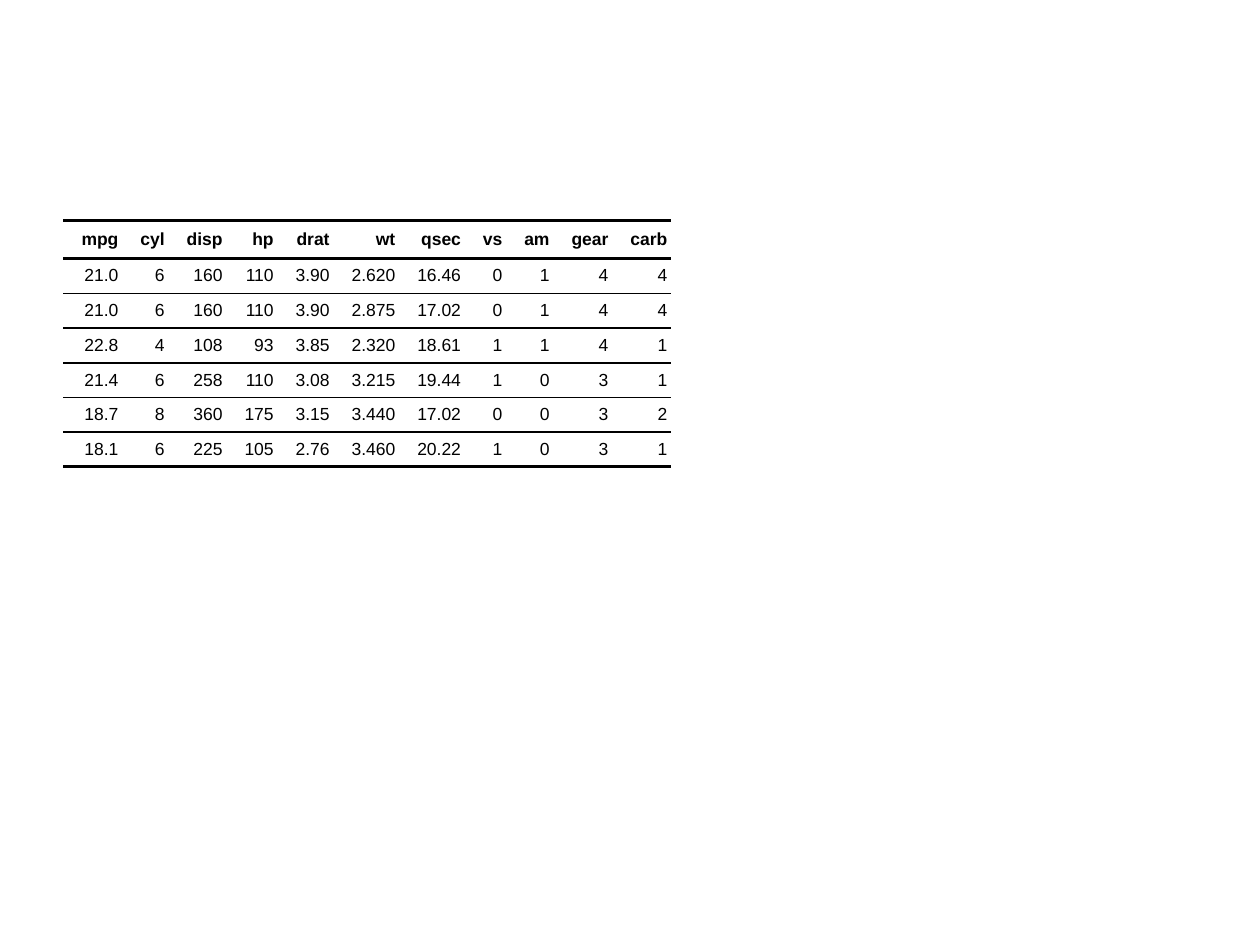
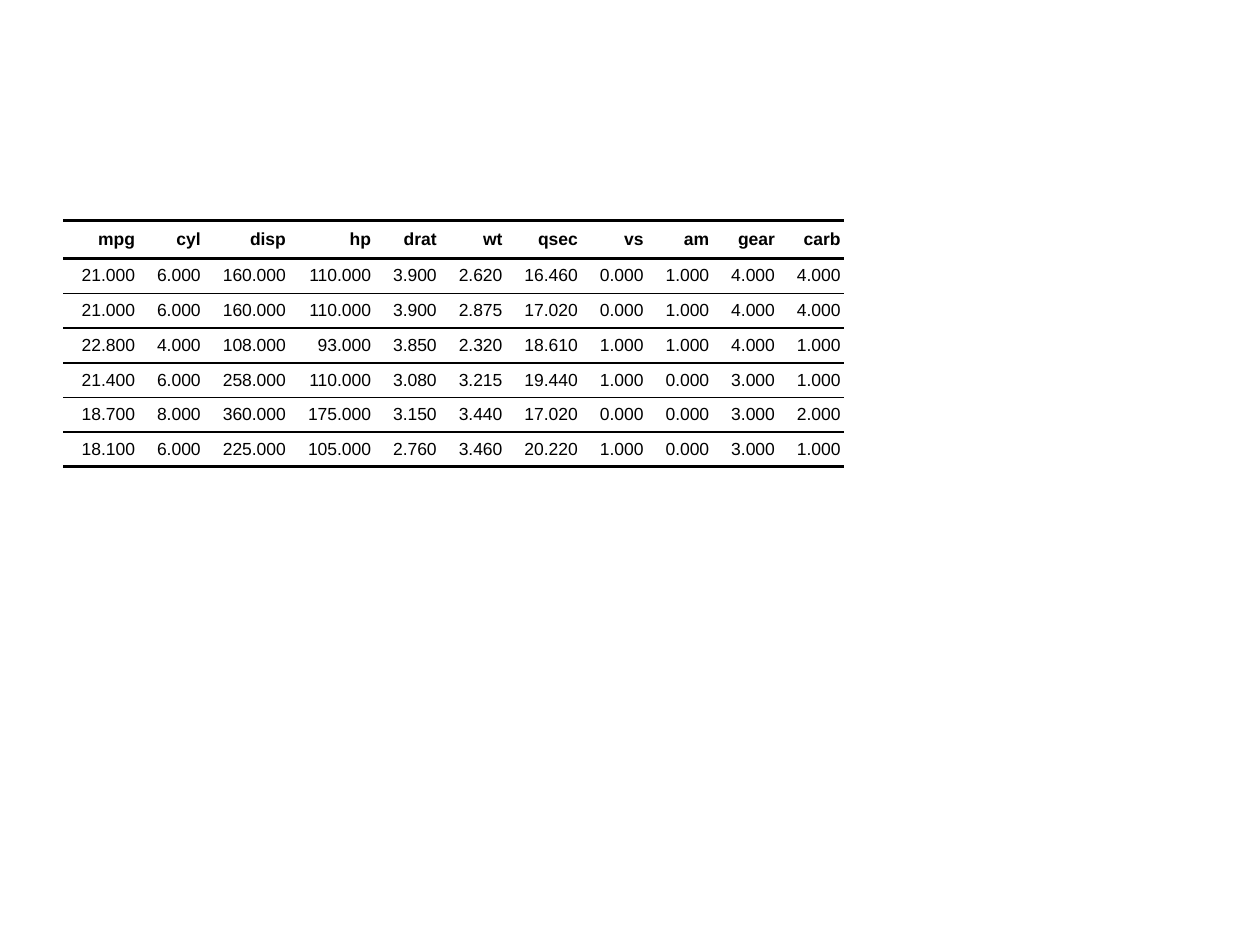
Before and after one commit to davidgohel/flextable, a slide deck: slide 1 of docs/articles/assets/pptx/example.pptx. Drawn at 1260x945 pixels with LibreOffice and Linux fonts; fonts in the diff are those of the drawing. Boxes give left, top, right and bottom in pixels: in the first picture for what was removed or moved away, otherwise in the second. Text is boxed around its words. In the diff, an @@ line names an element or a change of style, - is before the commit and + after.

```diff
--- a/docs/articles/assets/pptx/example.pptx
+++ b/docs/articles/assets/pptx/example.pptx
@@ table at (63, 220, 844, 844) @@
-row 2: 21.0 | 6 | 160 | 110 | 3.90 | 2.620 | 16.46 | 0 | 1 | 4 | 4
+row 2: 21.000 | 6.000 | 160.000 | 110.000 | 3.900 | 2.620 | 16.460 | 0.000 | 1.000 | 4.000 | 4.000
-row 3: 21.0 | 6 | 160 | 110 | 3.90 | 2.875 | 17.02 | 0 | 1 | 4 | 4
+row 3: 21.000 | 6.000 | 160.000 | 110.000 | 3.900 | 2.875 | 17.020 | 0.000 | 1.000 | 4.000 | 4.000
-row 4: 22.8 | 4 | 108 | 93 | 3.85 | 2.320 | 18.61 | 1 | 1 | 4 | 1
+row 4: 22.800 | 4.000 | 108.000 | 93.000 | 3.850 | 2.320 | 18.610 | 1.000 | 1.000 | 4.000 | 1.000
-row 5: 21.4 | 6 | 258 | 110 | 3.08 | 3.215 | 19.44 | 1 | 0 | 3 | 1
+row 5: 21.400 | 6.000 | 258.000 | 110.000 | 3.080 | 3.215 | 19.440 | 1.000 | 0.000 | 3.000 | 1.000
-row 6: 18.7 | 8 | 360 | 175 | 3.15 | 3.440 | 17.02 | 0 | 0 | 3 | 2
+row 6: 18.700 | 8.000 | 360.000 | 175.000 | 3.150 | 3.440 | 17.020 | 0.000 | 0.000 | 3.000 | 2.000
-row 7: 18.1 | 6 | 225 | 105 | 2.76 | 3.460 | 20.22 | 1 | 0 | 3 | 1
+row 7: 18.100 | 6.000 | 225.000 | 105.000 | 2.760 | 3.460 | 20.220 | 1.000 | 0.000 | 3.000 | 1.000
@@ table: place and size @@
-table at (63, 220, 672, 844)
+table at (63, 220, 844, 844)
```
Also in this commit, not shown: 52 other files.
